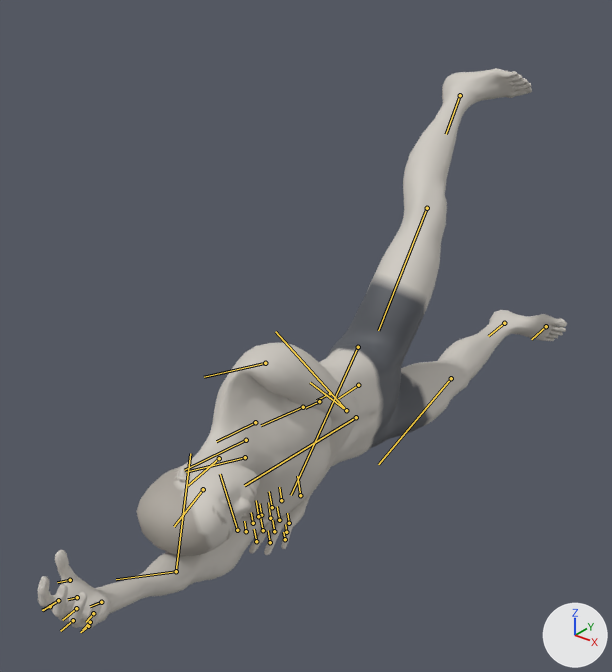
The glTF model exports/hip-abduction.glb: old version first, new version second.
One viewpoint serves both versions: a camera (50 mm lens) standing at (1.19, -1.71, 1.34) and looking at (-0.05, -0.17, 0.39). The axes (+X, +Y, +Z) are drawn at lower right. The lights are the same throughout. The first picture is the older version. Both versions are drawn at frame 54 of the action 'hip-abduction_left'; the numbers are the values there. The bones that change, and the others that lie on the model, are drawn over the model as lines.
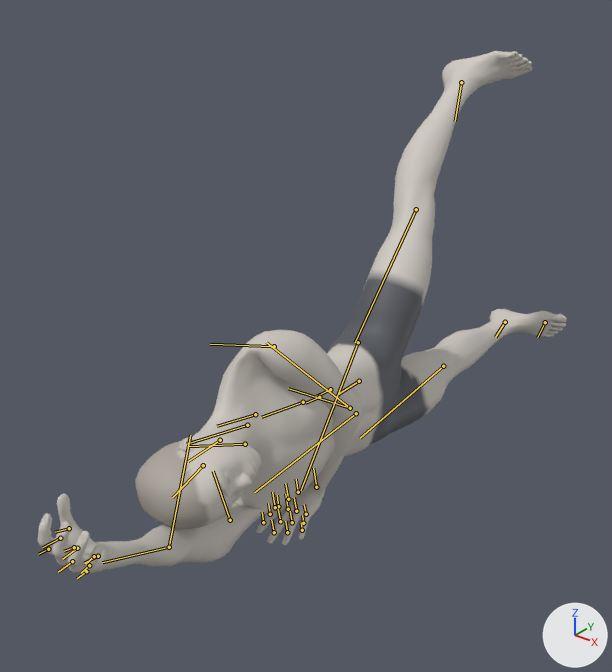
Pixel boxes (x1, y1, x2, y2) of what changed, in the pictures (612 x 672 px):
'Mesh_0', posed (7% shorter): before (37, 68, 567, 629); after (38, 51, 567, 575)
bone 'pelvis', root to tip: before (358, 385) to (338, 398); after (359, 381) to (338, 394)
bone 'spine_02', root to tip: before (319, 401) to (305, 408); after (319, 397) to (305, 403)
bone 'spine_03', root to tip: before (303, 407) to (261, 425); after (303, 402) to (261, 417)
bone 'spine_04', root to tip: before (255, 422) to (216, 441); after (255, 414) to (217, 426)
bone 'upperarm_l', root to tip: before (265, 363) to (204, 377); after (274, 346) to (210, 344)
bone 'lowerarm_l', root to tip: before (346, 410) to (310, 382); after (350, 408) to (288, 388)
bone 'hand_l', root to tip: before (300, 495) to (297, 476); after (316, 487) to (313, 468)
bone 'thigh_l', root to tip: before (358, 347) to (291, 495); after (358, 342) to (301, 490)
bone 'calf_l', root to tip: before (427, 208) to (378, 330); after (416, 209) to (355, 342)
bone 'foot_l', root to tip: before (460, 95) to (446, 134); after (461, 82) to (455, 121)
bone 'thigh_r', root to tip: before (356, 417) to (244, 485); after (356, 413) to (254, 492)
bone 'calf_r', root to tip: before (451, 378) to (378, 464); after (443, 366) to (360, 438)
bone 'foot_r', root to tip: before (504, 323) to (488, 336); after (505, 322) to (495, 337)

What changed in the scene script:
```text
Change bone_pelvis:
    where bone_pelvis = bpy.data.objects['Body'].pose.bones['pelvis']  # child of 'Root'
    bone_pelvis.location: (0.003, -0.788, -0.011) -> (0.003, -0.774, -0.011)
Change bone_spine_02:
    where bone_spine_02 = bpy.data.objects['Body'].pose.bones['spine_02']  # child of 'spine_01'
    bone_spine_02.rotation_quaternion: (1.0, -0.008, 0.0, 0.0) -> (1.0, -0.02, 0.0, 0.0)  # degrees (-1, 0, 0) -> degrees (-2, 0, 0)
Change bone_spine_03:
    where bone_spine_03 = bpy.data.objects['Body'].pose.bones['spine_03']  # child of 'spine_02'
    bone_spine_03.rotation_quaternion: (1.0, -0.008, 0.0, 0.0) -> (1.0, -0.02, 0.0, 0.0)  # degrees (-1, 0, 0) -> degrees (-2, 0, 0)
Change bone_spine_04:
    where bone_spine_04 = bpy.data.objects['Body'].pose.bones['spine_04']  # child of 'spine_03'
    bone_spine_04.rotation_quaternion: (1.0, 0.016, 0.0, 0.0) -> (1.0, -0.023, 0.0, 0.0)  # degrees (2, 0, 0) -> degrees (-3, 0, 0)
Change bone_upperarm_l:
    where bone_upperarm_l = bpy.data.objects['Body'].pose.bones['upperarm_l']  # child of 'clavicle_l'
    bone_upperarm_l.rotation_quaternion: (0.501, -0.137, -0.852, 0.066) -> (0.483, -0.103, -0.867, 0.068)  # degrees (27, -123, -33) -> degrees (22, -125, -25)
Change bone_lowerarm_l:
    where bone_lowerarm_l = bpy.data.objects['Body'].pose.bones['lowerarm_l']  # child of 'upperarm_l'
    bone_lowerarm_l.rotation_quaternion: (0.967, 0.142, -0.168, 0.131) -> (0.983, 0.105, -0.152, 0.002)  # degrees (14, -21, 13) -> degrees (12, -17, -2)
Change bone_hand_l:
    where bone_hand_l = bpy.data.objects['Body'].pose.bones['hand_l']  # child of 'lowerarm_l'
    bone_hand_l.rotation_quaternion: (0.688, 0.688, 0.144, 0.182) -> (0.655, 0.677, 0.241, 0.233)  # degrees (89, -3, 27) -> degrees (92, 0, 39)
Change bone_thigh_l:
    where bone_thigh_l = bpy.data.objects['Body'].pose.bones['thigh_l']  # child of 'pelvis'
    bone_thigh_l.rotation_quaternion: (0.927, 0.371, -0.036, -0.04) -> (0.946, 0.31, -0.011, -0.098)  # degrees (44, -2, -6) -> degrees (36, 2, -11)
Change bone_calf_l:
    where bone_calf_l = bpy.data.objects['Body'].pose.bones['calf_l']  # child of 'thigh_l'
    bone_calf_l.rotation_quaternion: (0.982, -0.163, 0.01, -0.096) -> (1.0, -0.017, 0.0, 0.021)  # degrees (-19, -1, -11) -> degrees (-2, 0, 2)
Change bone_foot_l:
    where bone_foot_l = bpy.data.objects['Body'].pose.bones['foot_l']  # child of 'calf_l'
    bone_foot_l.rotation_quaternion: (0.989, 0.14, -0.02, 0.043) -> (0.994, 0.058, -0.011, -0.094)  # degrees (16, -3, 5) -> degrees (7, -1, -11)
Change bone_thigh_r:
    where bone_thigh_r = bpy.data.objects['Body'].pose.bones['thigh_r']  # child of 'pelvis'
    bone_thigh_r.rotation_quaternion: (0.999, 0.001, 0.001, 0.033) -> (1.0, 0.023, 0.0, -0.006)  # degrees (0, 0, 4) -> degrees (3, 0, -1)
Change bone_calf_r:
    where bone_calf_r = bpy.data.objects['Body'].pose.bones['calf_r']  # child of 'thigh_r'
    bone_calf_r.rotation_quaternion: (0.995, 0.072, -0.01, -0.072) -> (1.0, 0.017, -0.002, 0.002)  # degrees (8, -1, -8) -> degrees (2, 0, 0)
Change bone_foot_r:
    where bone_foot_r = bpy.data.objects['Body'].pose.bones['foot_r']  # child of 'calf_r'
    bone_foot_r.rotation_quaternion: (0.995, -0.098, 0.016, -0.002) -> (0.991, -0.058, 0.01, -0.119)  # degrees (-11, 2, 0) -> degrees (-7, 0, -14)
```
